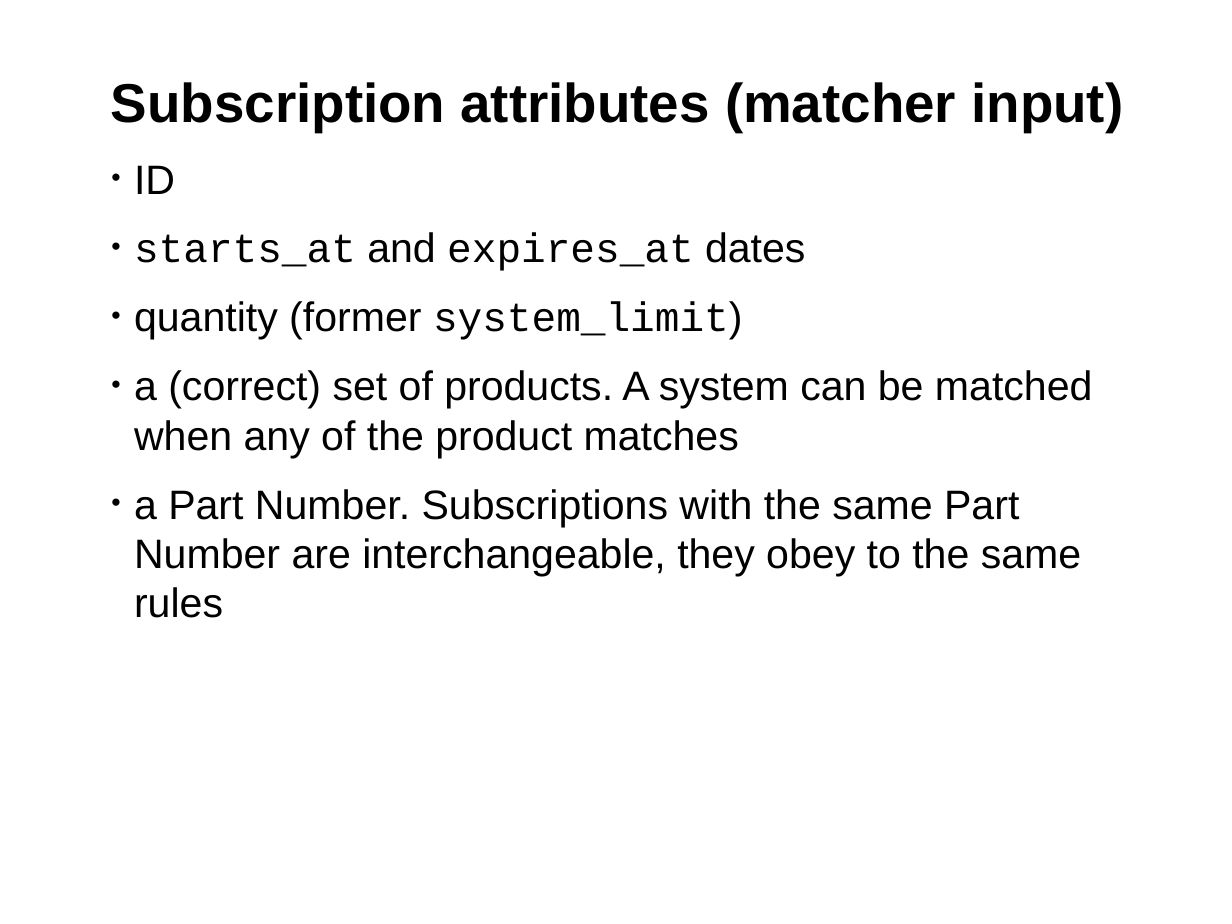
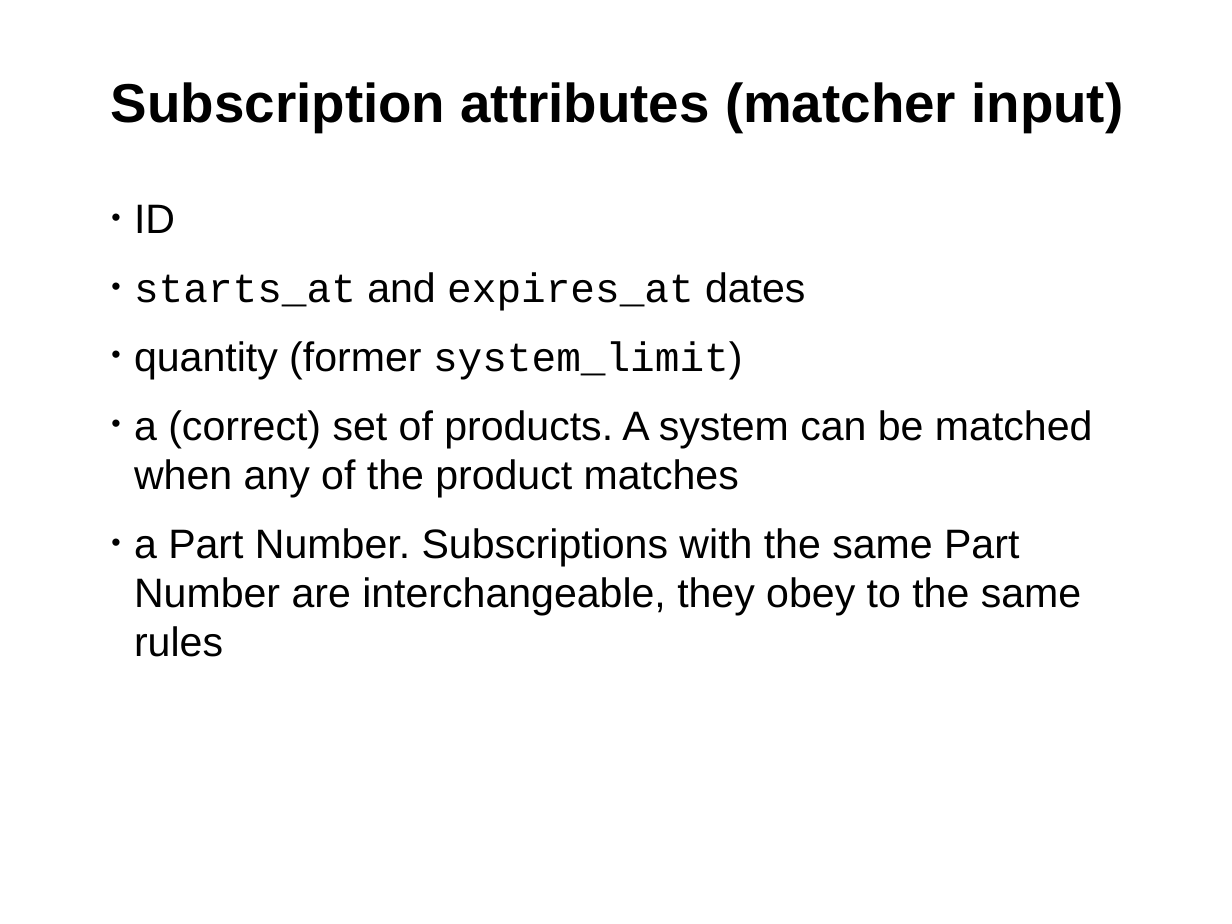
Before and after one commit to hustodemon/subscription-matcher, a slide deck: slide 10 of doc/SubscriptionCounting.odp (slide 8 before the commit). Drawn at 1232x924 pixels with LibreOffice and Linux fonts; fonts in the diff are those of the drawing; background and template pictures are left out. Boxes give left, top, right and bottom in pixels: in the first picture for what was removed or moved away, otherwise in the second. Text is boxed around its words. In the diff, an @@ line names an element or a change of style, - is before the commit and + after.

```diff
--- a/doc/SubscriptionCounting.odp
+++ b/doc/SubscriptionCounting.odp
@@ text "ID": place and size @@
-text "ID" at [134,165,1093,618]
+text "ID" at [134,204,1093,657]
```
Also in this commit, not shown: 6 other slides changed, 2 slides added.
